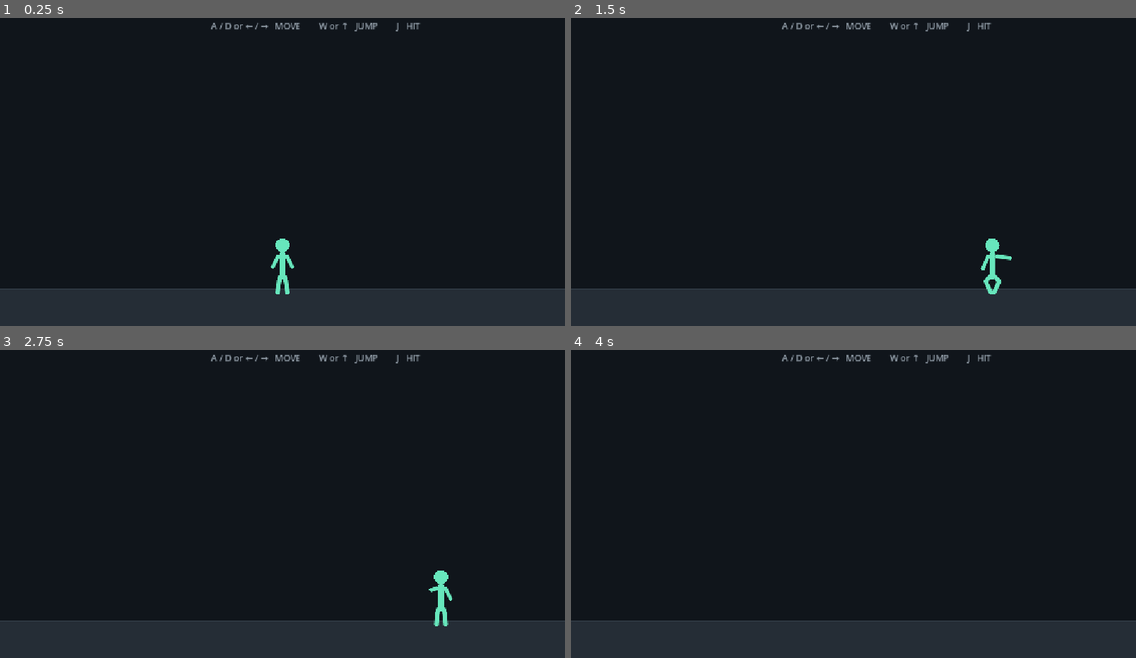
Above: before the commit, frames 1-4 (two rows, left to right).
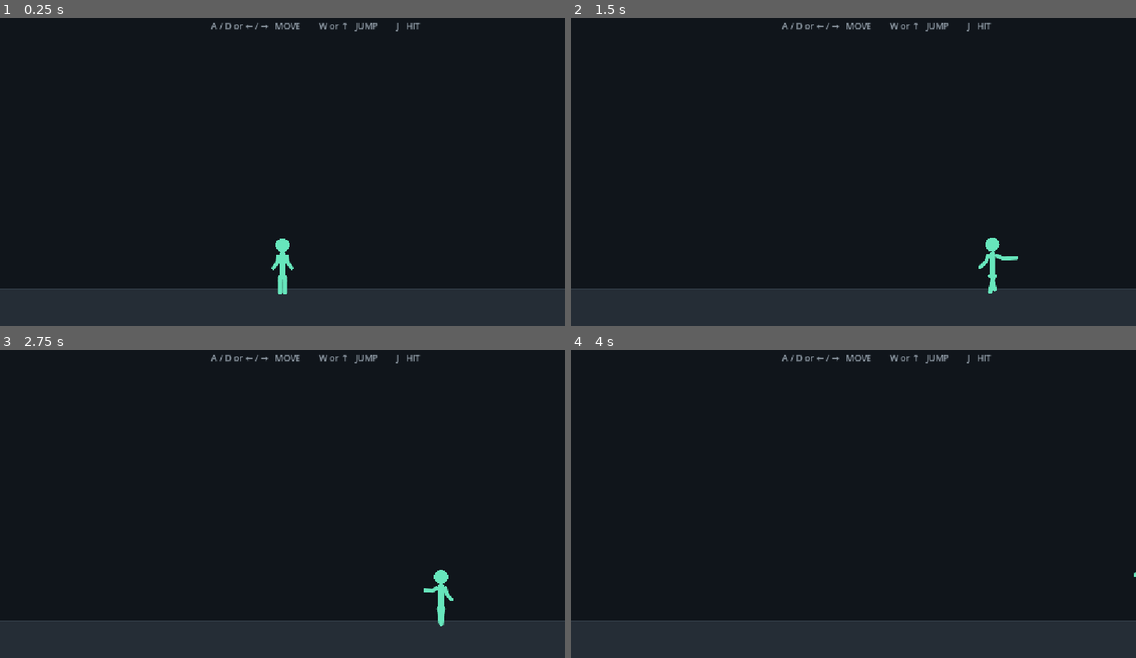
Above: after the commit, the same moments.

Repository: divanburke/ShadowSwap
Game: Godot game, scene res://main.tscn
Two runs of this game, one before a commit and one after it. Both use one fixed random seed, a clock stepped at 60 frames per second and the inputs below.
Inputs:
- Up to frame 1 (0.25 s): no input
- Up to frame 2 (1.5 s): tap Enter at 0.5 s; hold J 0.53-1.28 s; hold D from 0.53 s (still down); tap W at 0.77 s; tap J at 1.35 s
- Up to frame 3 (2.75 s): tap W at 1.52 s; release D at 2.03 s; hold A from 2.03 s (still down); hold J from 2.03 s (still down)
- Up to frame 4 (4 s): release A at 2.78 s; release J at 2.78 s; hold D from 2.78 s (still down); tap J at 2.85 s; tap W at 3.02, 3.77 s; hold J from 3.53 s (still down)

The runs differ from the first frame. In frame 1, 0.1% of the frame differs, in the area x 47-53%, y 77-90%; in frame 2, 0.2%, in the area x 72-80%, y 71-90%; in frame 3, 0.1%; in frame 4, less than 0.1%.

Commit message:
Improve human walk cycle and align leg joints

Diff:
--- a/scripts/fighter.gd
+++ b/scripts/fighter.gd
@@ -169,94 +169,143 @@
 	var speed_ratio = clampf(absf(velocity.x) / MOVE_SPEED, 0.0, 1.0)
 
 	if is_on_floor() and speed_ratio > 0.05:
-		walking_phase += delta * (5.0 + speed_ratio * 11.0)
+		# Faster movement produces a faster but still controlled gait.
+		walking_phase += delta * (5.5 + speed_ratio * 10.0)
 
 
 func get_point(name):
-	var leg_swing = sin(walking_phase) * 7.0
-	var opposite_leg_swing = -leg_swing
-	var arm_swing = sin(walking_phase) * 4.0
-	var opposite_arm_swing = -arm_swing
-
+	# One shared gait value drives the entire body. This is important:
+	# the arms and legs move as one connected human-like walk cycle.
+	var stride = sin(walking_phase) * 11.0 * facing
+	var opposite_stride = -stride
+
+	# Lift the swinging leg while the planted leg stays low.
+	var left_lift = maxf(stride / 11.0, 0.0) * 6.0
+	var right_lift = maxf(opposite_stride / 11.0, 0.0) * 6.0
+
+	# Knees move less than the feet, producing a natural bent-leg gait.
+	var left_knee = Vector2(
+		-5.0 + stride * 0.48,
+		24.0 - left_lift
+	)
+
+	var right_knee = Vector2(
+		5.0 + opposite_stride * 0.48,
+		24.0 - right_lift
+	)
+
+	var left_foot = Vector2(
+		-5.0 + stride,
+		49.0 - left_lift
+	)
+
+	var right_foot = Vector2(
+		5.0 + opposite_stride,
+		49.0 - right_lift
+	)
+
+	# Human walking uses opposite arm/leg timing.
+	var arm_stride = stride * 0.72
+
+	var left_elbow = Vector2(
+		-10.0 - arm_stride * 0.45,
+		-13.0
+	)
+
+	var right_elbow = Vector2(
+		10.0 + arm_stride * 0.45,
+		-13.0
+	)
+
+	var left_hand = Vector2(
+		-19.0 - arm_stride,
+		-1.0
+	)
+
+	var right_hand = Vector2(
+		19.0 + arm_stride,
+		-1.0
+	)
+
+	# Attack extends only the arm on the side of the last movement direction.
 	var attack_progress = 0.0
 
 	if attack_timer > 0.0:
 		attack_progress = 1.0 - attack_timer / ATTACK_DURATION
-	attack_progress = clampf(attack_progress, 0.0, 1.0)
+		attack_progress = clampf(attack_progress, 0.0, 1.0)
 
 	# Smooth punch-out and return.
 	var punch = sin(attack_progress * PI)
 
+	if attack_timer > 0.0:
+		if facing > 0.0:
+			right_elbow = Vector2(15.0 + 8.0 * punch, -20.0)
+			right_hand = Vector2(25.0 + 34.0 * punch, -21.0)
+		else:
+			left_elbow = Vector2(-15.0 - 8.0 * punch, -20.0)
+			left_hand = Vector2(-25.0 - 34.0 * punch, -21.0)
+
+	var body_bob = 0.0
+
+	if is_on_floor() and absf(velocity.x) > 18.0:
+		body_bob = -absf(sin(walking_phase)) * 1.4
+
 	match name:
 		"head":
-			return Vector2(0.0, -48.0)
+			return Vector2(0.0, -48.0 + body_bob)
 
 		"shoulder_left":
-			return Vector2(-9.0, -25.0)
+			return Vector2(-9.0, -25.0 + body_bob)
 
 		"shoulder_right":
-			return Vector2(9.0, -25.0)
+			return Vector2(9.0, -25.0 + body_bob)
+
+		"elbow_left":
+			return left_elbow + Vector2(0.0, body_bob)
+
+		"elbow_right":
+			return right_elbow + Vector2(0.0, body_bob)
 
 		"hand_left":
-			if attack_timer > 0.0 and facing < 0.0:
-				return Vector2(
-					-13.0 - 32.0 * punch,
-					-22.0
-				)
-
-			return Vector2(
-				-20.0,
-				-3.0 + arm_swing
-			)
+			return left_hand + Vector2(0.0, body_bob)
 
 		"hand_right":
-			if attack_timer > 0.0 and facing > 0.0:
-				return Vector2(
-					13.0 + 32.0 * punch,
-					-22.0
-				)
-
-			return Vector2(
-				20.0,
-				-3.0 + opposite_arm_swing
-			)
+			return right_hand + Vector2(0.0, body_bob)
+
+		"left_hip":
+			return Vector2(-5.0, 16.0 + body_bob)
+
+		"right_hip":
+			return Vector2(5.0, 16.0 + body_bob)
 
 		"left_knee":
-			return Vector2(
-				-7.0 - leg_swing,
-				26.0
-			)
+			return left_knee + Vector2(0.0, body_bob)
 
 		"right_knee":
-			return Vector2(
-				7.0 - opposite_leg_swing,
-				26.0
-			)
+			return right_knee + Vector2(0.0, body_bob)
 
 		"left_foot":
-			return Vector2(
-				-10.0 + leg_swing,
-				49.0
-			)
+			return left_foot + Vector2(0.0, body_bob)
 
 		"right_foot":
-			return Vector2(
-				10.0 + opposite_leg_swing,
-				49.0
-			)
+			return right_foot + Vector2(0.0, body_bob)
 
 	return Vector2.ZERO
 
 
 func _draw():
-	# Every visible part is the same solid mint-green color.
 	var color = MINT_GREEN
 
 	var head = get_point("head")
 	var shoulder_left = get_point("shoulder_left")
 	var shoulder_right = get_point("shoulder_right")
+	var elbow_left = get_point("elbow_left")
+	var elbow_right = get_point("elbow_right")
 	var hand_left = get_point("hand_left")
 	var hand_right = get_point("hand_right")
+
+	var left_hip = get_point("left_hip")
+	var right_hip = get_point("right_hip")
 	var left_knee = get_point("left_knee")
 	var right_knee = get_point("right_knee")
 	var left_foot = get_point("left_foot")
@@ -269,7 +318,7 @@
 		color
 	)
 
-	# Solid rounded torso.
+	# Rounded torso.
 	draw_pill(
 		Vector2(0.0, -30.0),
 		Vector2(0.0, 16.0),
@@ -277,9 +326,16 @@
 		color
 	)
 
-	# Arms are connected directly at the shoulders.
+	# Two-segment arms with rounded joints.
 	draw_pill(
 		shoulder_left,
+		elbow_left,
+		7.0,
+		color
+	)
+
+	draw_pill(
+		elbow_left,
 		hand_left,
 		7.0,
 		color
@@ -287,14 +343,21 @@
 
 	draw_pill(
 		shoulder_right,
+		elbow_right,
+		7.0,
+		color
+	)
+
+	draw_pill(
+		elbow_right,
 		hand_right,
 		7.0,
 		color
 	)
 
-	# Legs are connected from the lower body through the knees to the feet.
-	draw_pill(
-		Vector2(-5.0, 16.0),
+	# Two-segment legs. The upper-leg starts exactly on the hip point.
+	draw_pill(
+		left_hip,
 		left_knee,
 		8.0,
 		color
@@ -308,7 +371,7 @@
 	)
 
 	draw_pill(
-		Vector2(5.0, 16.0),
+		right_hip,
 		right_knee,
 		8.0,
 		color
